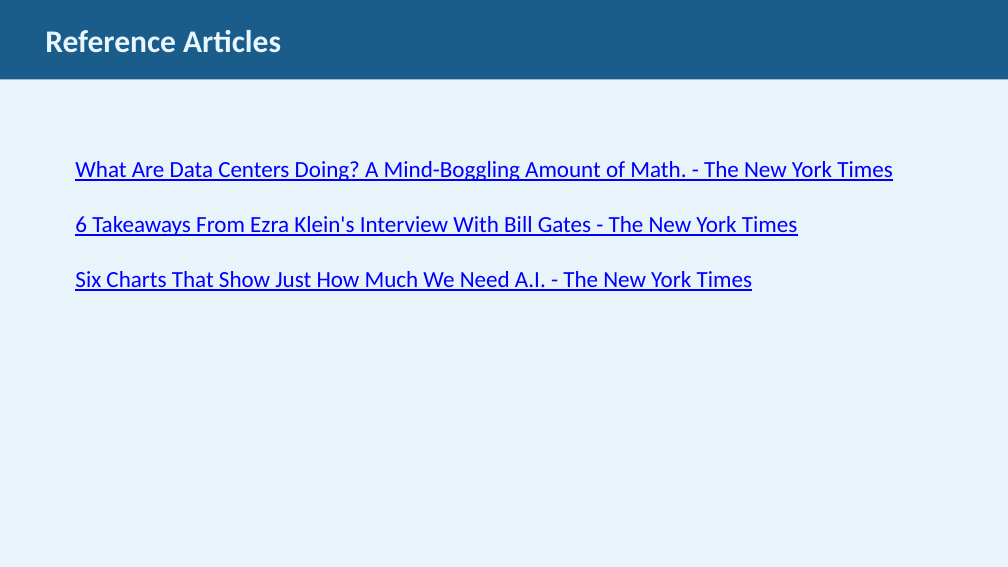
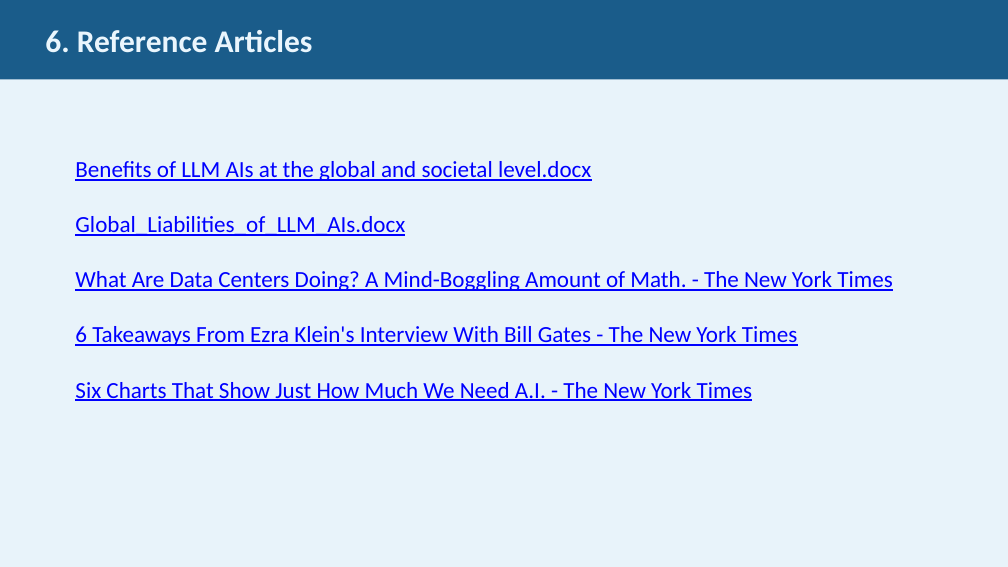
Before and after one commit to JimFawcett/NewSite, a slide deck: slide 6 of AI Presentation 2026/AI_Presentation.pptx (slide 5 before the commit). Drawn at 1008x567 pixels with LibreOffice and Linux fonts; fonts in the diff are those of the drawing. Boxes give left, top, right and bottom in pixels: in the first picture for what was removed or moved away, otherwise in the second. Text is boxed around its words. In the diff, an @@ line names an element or a change of style, - is before the commit and + after.

```diff
--- a/AI Presentation 2026/AI_Presentation.pptx
+++ b/AI Presentation 2026/AI_Presentation.pptx
@@ text in rectangle at box(45, 30, 313, 53): text changed @@
-Reference Articles
+6. Reference Articles
@@ text at box(75, 161, 591, 236): paragraphs added @@
+Benefits of LLM AIs at the global and societal level.docx
+Global_Liabilities_of_LLM_AIs.docx
```
Also in this commit, not shown: 28 other slides changed, 2 slides added, 15 other files.
